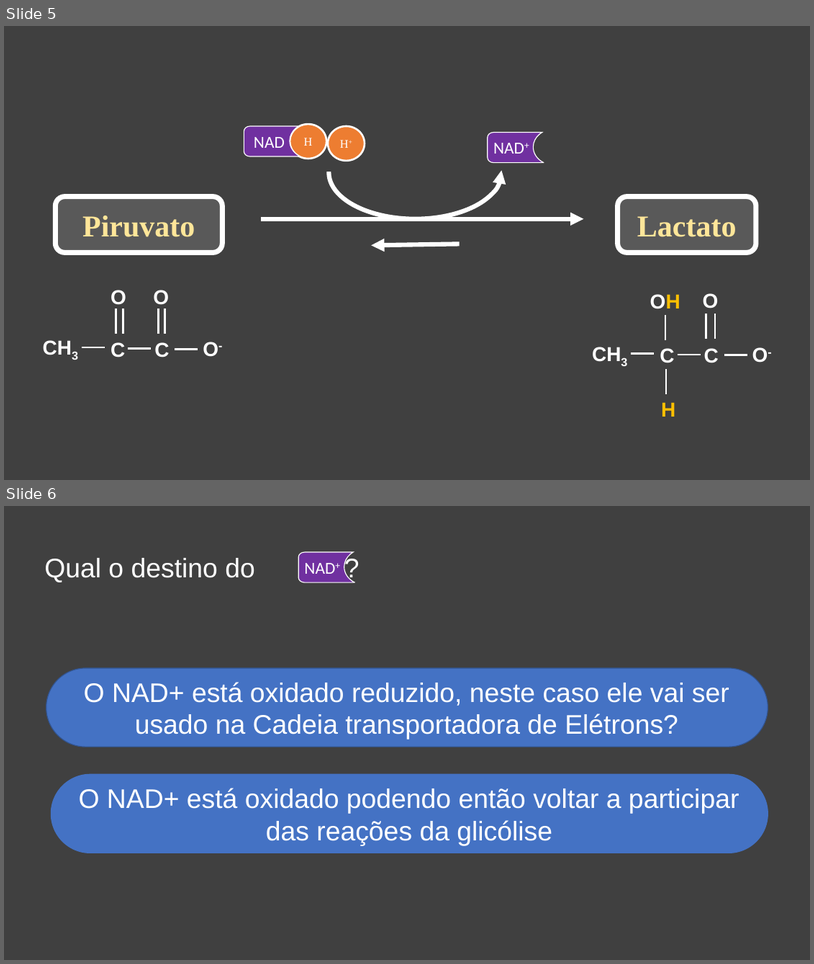
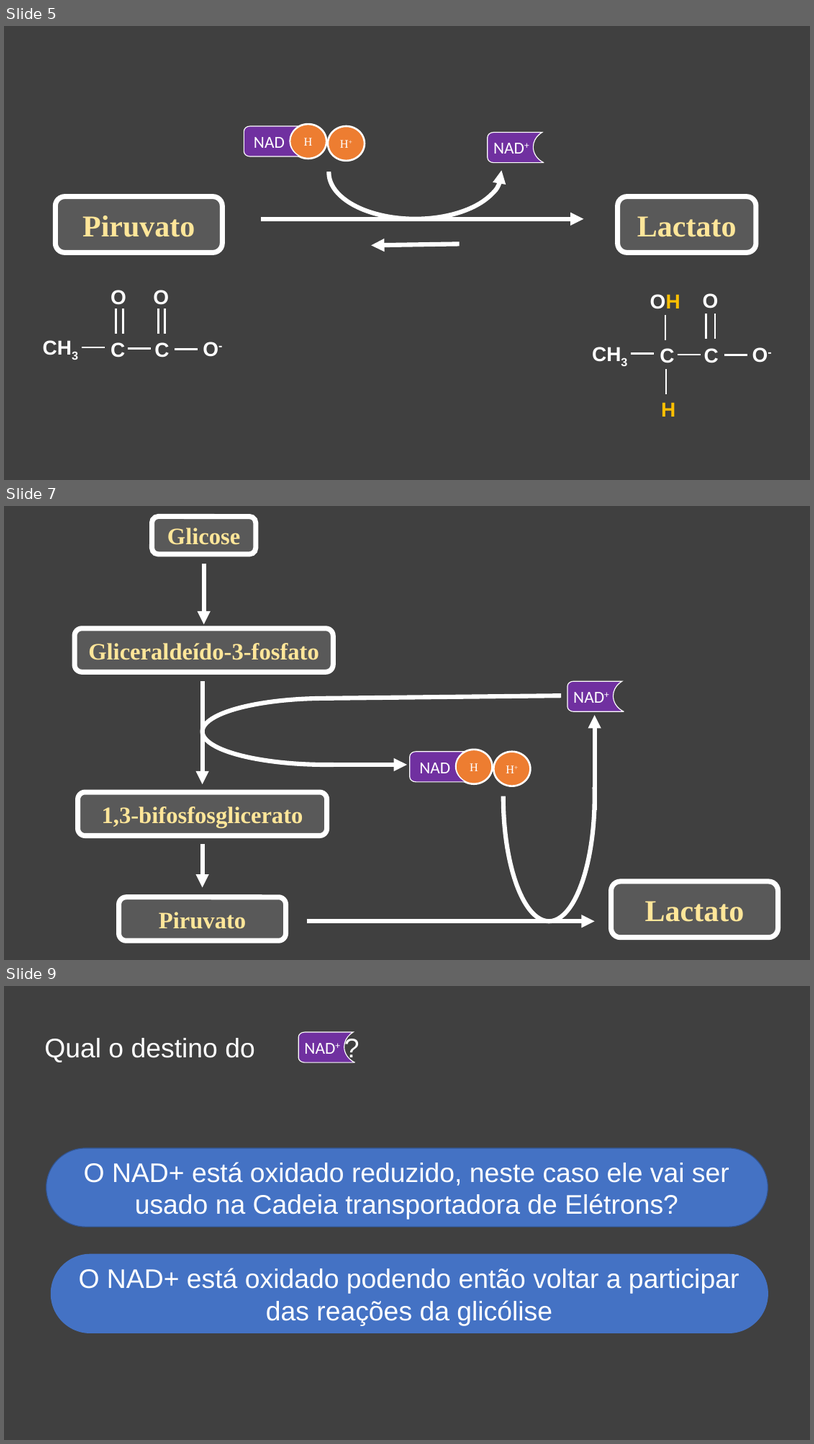
Before and after one commit to daniloasdotcom/Bioquimica-com-Danilo, a slide deck: static/aulas/fermentacao_gliconeogenese.pptx. Shown one above the other, each under a label of ours: slides 5 and 6 before the commit, slides 5, 7 and 9 after it; the slides between them are not shown. The pictures are 814x964 and 814x1444 pixels, drawn with LibreOffice and Linux fonts; fonts in the diff are those of the drawing. Boxes give left, top, right and bottom in pixels: in the first picture for what was removed or moved away, otherwise in the second. Text is boxed around its words. In the diff, an @@ line names an element or a change of style, - is before the commit and + after.

```diff
--- a/static/aulas/fermentacao_gliconeogenese.pptx
+++ b/static/aulas/fermentacao_gliconeogenese.pptx
@@ slide 7 added at (4,506,810,960), background #404040 @@
@@ rounded rectangle added at (152,516,256,554), fill #595959, outline #FFFFFF 6 pt, 28 pt, text #FFE699, bold @@
+Glicose
@@ arrow added from (204, 564) to (204, 625), #FFFFFF 5.25 pt @@
@@ rounded rectangle added at (75,628,334,672), fill #595959, outline #FFFFFF 6 pt, 28 pt, text #FFE699, bold @@
+Gliceraldeído-3-fosfato
@@ arc (boxed as its full ellipse) added at (504,672,595,921), outline #FFFFFF 5.25 pt @@
@@ arrow added from (203, 682) to (203, 784), #FFFFFF 5.25 pt @@
@@ arc (boxed as its full ellipse) added at (203,698,452,765), outline #FFFFFF 5.25 pt @@
@@ line added from (562, 695) to (326, 698), #FFFFFF 5.25 pt @@
@@ freeform shape added at (568,682,624,712), fill #7030A0, outline #FFFFFF 1 pt, 20 pt, text #FFFFFF @@
+NAD+
@@ arrow added from (595, 811) to (595, 715), #FFFFFF 5.25 pt @@
@@ arrow added from (327, 764) to (407, 764), #FFFFFF 5.25 pt @@
@@ freeform shape added at (410,752,466,782), fill #7030A0, outline #FFFFFF 1 pt, 20 pt, text #FFFFFF @@
+NAD
@@ ellipse added at (456,749,493,784), fill #ED7D31, outline #FFFFFF 2.25 pt, 14 pt, text #FFFFFF @@
+H
@@ ellipse added at (494,752,531,786), fill #ED7D31, outline #FFFFFF 2.25 pt, 14 pt, text #FFFFFF @@
+H+
@@ rounded rectangle added at (78,792,327,836), fill #595959, outline #FFFFFF 6 pt, 28 pt, text #FFE699, bold @@
+1,3-bifosfosglicerato
@@ arrow added from (203, 844) to (203, 887), #FFFFFF 5.25 pt @@
@@ rounded rectangle added at (612,881,778,937), fill #595959, outline #FFFFFF 6 pt, 36 pt, text #FFE699, bold @@
+Lactato
@@ rounded rectangle added at (119,897,286,940), fill #595959, outline #FFFFFF 6 pt, 28 pt, text #FFE699, bold @@
+Piruvato
@@ arrow added from (307, 921) to (595, 921), #FFFFFF 5.25 pt @@
@@ what was slide 6 is now slide 9 @@
```
Also in this commit, not shown: 2 other slides added, 29 other files.
